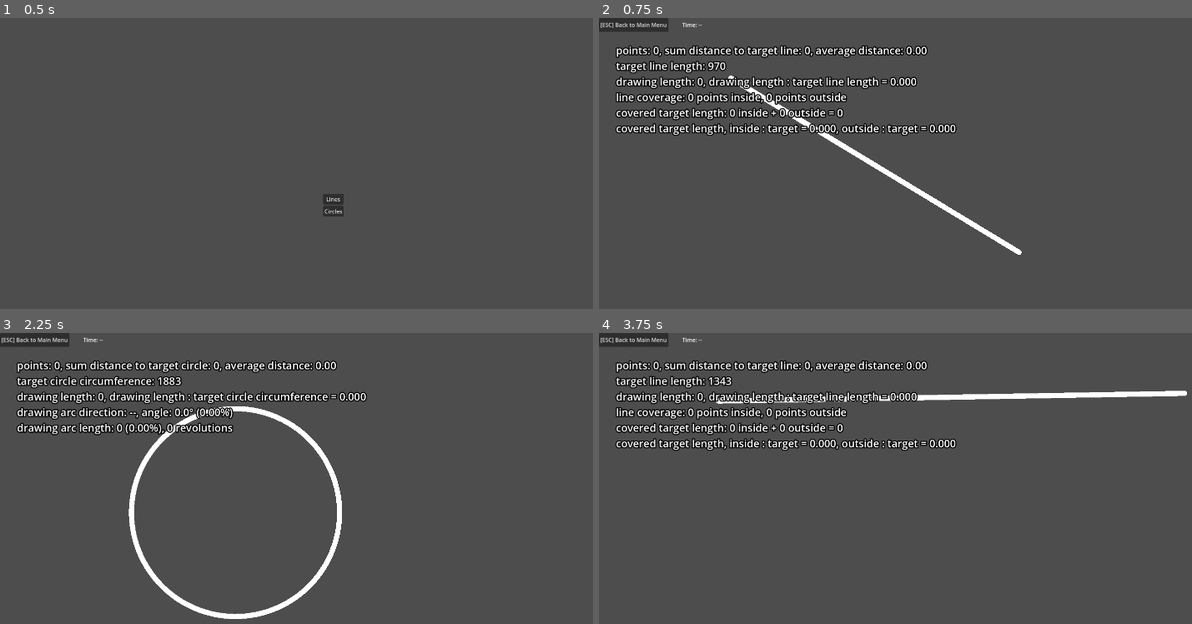
Above: before the commit, frames 1-4 (two rows, left to right).
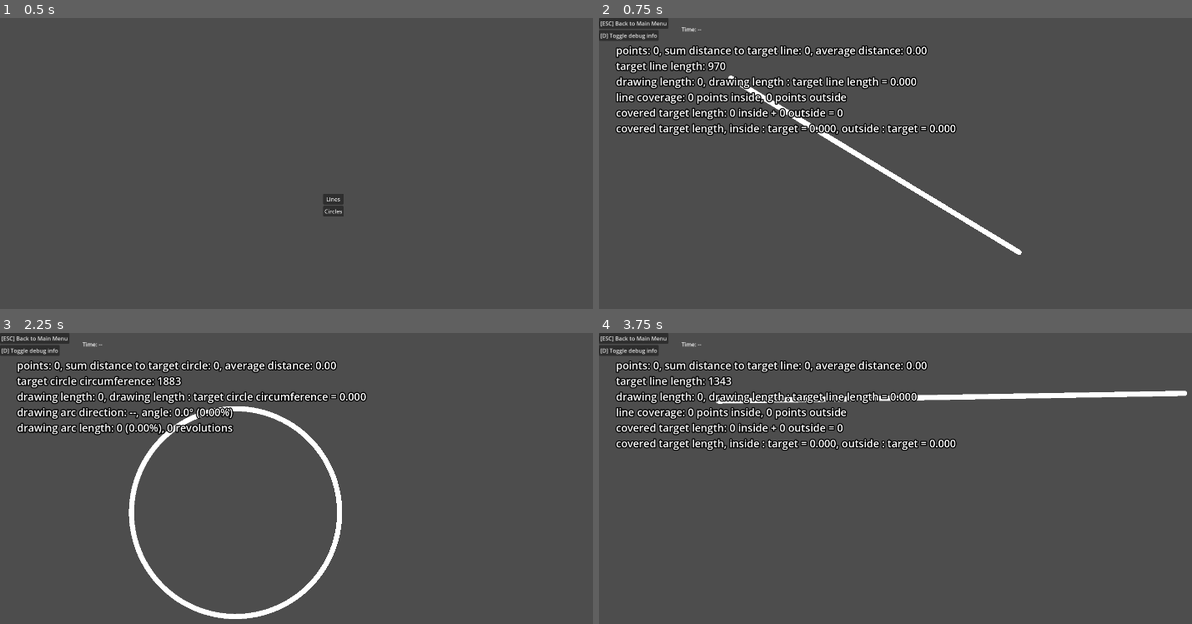
Above: after the commit, the same moments.

Repository: Toxe/godot-tablet-trainer
Game: Godot game, scene res://scenes/main_menu/main_menu.tscn
Two runs of this game, one before a commit and one after it. Both use one fixed random seed, a clock stepped at 60 frames per second and the inputs below.
Inputs:
- Up to frame 1 (0.5 s): no input
- Up to frame 2 (0.75 s): click "Lines" at 0.5 s
- Up to frame 3 (2.25 s): click "[ESC] Back to Main Menu" at 1.25 s; click "Circles" at 2 s
- Up to frame 4 (3.75 s): click "[ESC] Back to Main Menu" at 2.75 s; click "Lines" at 3.5 s

Frame 1 is identical in both runs. In frame 2, 0.5% of the frame differs, in the area x 0-18%, y 1-8%; in frame 3, 0.5%; in frame 4, 0.5%.

Commit message:
Add button to toggle debug info

Diff:
--- a/TabletTrainer/project.godot
+++ b/TabletTrainer/project.godot
@@ -38,3 +38,8 @@
 "events": [Object(InputEventKey,"resource_local_to_scene":false,"resource_name":"","device":-1,"window_id":0,"alt_press …(182 unchanged characters)…
 ]
 }
+toggle_debug_info={
+"deadzone": 0.5,
+"events": [Object(InputEventKey,"resource_local_to_scene":false,"resource_name":"","device":-1,"window_id":0,"alt_pressed":false,"shift_pressed":false,"ctrl_pressed":false,"meta_pressed":false,"pressed":false,"keycode":0,"physical_keycode":68,"key_label":0,"unicode":100,"echo":false,"script":null)
+]
+}
--- a/TabletTrainer/scenes/circle_trainer/circle_trainer.gd
+++ b/TabletTrainer/scenes/circle_trainer/circle_trainer.gd
@@ -22,6 +22,7 @@
 var info_drawing_arc_first_point := Vector2.ZERO
 var info_drawing_arc_last_point := Vector2.ZERO
 
+var show_debug_info := false
 var debug_lines: Node2D = null
 var last_debug_line: Line2D = null
 var last_debug_label: Label = null
@@ -43,17 +44,18 @@
     draw_arc(old_target_circle_position, old_target_circle_radius, 0.0, 2.0 * PI, 128, Color(0.4, 0.4, 0.4), target_circle_line_width)
     draw_arc(target_circle_position, target_circle_radius, 0.0, 2.0 * PI, 128, Color.WHITE, target_circle_line_width)
 
-    for p in projected_circle_points:
-        draw_arc(p, 5, 0, 2.0 * PI, 8, Color.BLUE)
-
-    if info_drawing_arc_direction != "--":
-        var start_angle := info_drawing_arc_position.angle_to_point(info_drawing_arc_first_point)
-        var end_angle := start_angle + info_drawing_arc_angle + info_drawing_arc_revolutions * PI * (2.0 if info_drawing_arc_direction == "CW" else -2.0)
-
-        draw_arc(info_drawing_arc_position, info_drawing_arc_radius, start_angle, end_angle, 128, Color.BLUE, target_circle_line_width)
-
-        draw_line(info_drawing_arc_position, info_drawing_arc_first_point, Color.DARK_GREEN, 2)
-        draw_line(info_drawing_arc_position, info_drawing_arc_last_point, Color.GREEN, 2)
+    if show_debug_info:
+        for p in projected_circle_points:
+            draw_arc(p, 5, 0, 2.0 * PI, 8, Color.BLUE)
+
+        if info_drawing_arc_direction != "--":
+            var start_angle := info_drawing_arc_position.angle_to_point(info_drawing_arc_first_point)
+            var end_angle := start_angle + info_drawing_arc_angle + info_drawing_arc_revolutions * PI * (2.0 if info_drawing_arc_direction == "CW" else -2.0)
+
+            draw_arc(info_drawing_arc_position, info_drawing_arc_radius, start_angle, end_angle, 128, Color.BLUE, target_circle_line_width)
+
+            draw_line(info_drawing_arc_position, info_drawing_arc_first_point, Color.DARK_GREEN, 2)
+            draw_line(info_drawing_arc_position, info_drawing_arc_last_point, Color.GREEN, 2)
 
 
 func create_new_target_circle() -> void:
@@ -112,6 +114,7 @@
     if debug_lines == null:
         debug_lines = Node2D.new()
         debug_lines.name = "debug_lines"
+        debug_lines.visible = show_debug_info
         add_child(debug_lines)
 
     var line := Line2D.new()
@@ -257,3 +260,10 @@
                 info_drawing_arc_length = target_circle_circumference * (absf(info_drawing_arc_angle) + info_drawing_arc_revolutions * 2.0 * PI) / (2.0 * PI)
 
     queue_redraw()
+
+
+func _on_trainer_ui_toggle_debug_info(should_show_debug_info: bool) -> void:
+    show_debug_info = should_show_debug_info
+    if debug_lines:
+        debug_lines.visible = show_debug_info
+    queue_redraw()
--- a/TabletTrainer/scenes/circle_trainer/circle_trainer.tscn
+++ b/TabletTrainer/scenes/circle_trainer/circle_trainer.tscn
@@ -30,3 +30,4 @@
 [connection signal="started" from="Drawing" to="TrainerUI" method="_on_drawing_started"]
 [connection signal="stopped" from="Drawing" to="." method="_on_drawing_stopped"]
 [connection signal="stopped" from="Drawing" to="TrainerUI" method="_on_drawing_stopped"]
+[connection signal="toggle_debug_info" from="TrainerUI" to="." method="_on_trainer_ui_toggle_debug_info"]
--- a/TabletTrainer/scenes/line_trainer/line_trainer.gd
+++ b/TabletTrainer/scenes/line_trainer/line_trainer.gd
@@ -12,6 +12,7 @@
 var info_covered_length_inside := 0.0
 var info_covered_length_outside := 0.0
 
+var show_debug_info := false
 var debug_lines: Node2D = null
 var last_debug_line: Line2D = null
 var projected_line_points: Array[Dictionary] = []
@@ -31,8 +32,9 @@
 
 
 func _draw() -> void:
-    for p in projected_line_points:
-        draw_arc(p.point, 5, 0, 2.0 * PI, 8, p.color)
+    if show_debug_info:
+        for p in projected_line_points:
+            draw_arc(p.point, 5, 0, 2.0 * PI, 8, p.color)
 
 
 func create_new_target_line() -> void:
@@ -93,6 +95,7 @@
     if debug_lines == null:
         debug_lines = Node2D.new()
         debug_lines.name = "debug_lines"
+        debug_lines.visible = show_debug_info
         add_child(debug_lines)
 
     var line := Line2D.new()
@@ -271,3 +274,10 @@
     queue_redraw()
 
     update_info_label()
+
+
+func _on_trainer_ui_toggle_debug_info(should_show_debug_info: bool) -> void:
+    show_debug_info = should_show_debug_info
+    if debug_lines:
+        debug_lines.visible = show_debug_info
+    queue_redraw()
--- a/TabletTrainer/scenes/line_trainer/line_trainer.tscn
+++ b/TabletTrainer/scenes/line_trainer/line_trainer.tscn
@@ -35,6 +35,7 @@
 theme_override_constants/outline_size = 12
 theme_override_font_sizes/font_size = 30
 text = "info"
+metadata/_edit_use_anchors_ = true
 
 [connection signal="line_drawn" from="Drawing" to="." method="_on_drawing_line_drawn"]
 [connection signal="point_added" from="Drawing" to="." method="_on_drawing_point_added"]
@@ -42,3 +43,4 @@
 [connection signal="started" from="Drawing" to="TrainerUI" method="_on_drawing_started"]
 [connection signal="stopped" from="Drawing" to="." method="_on_drawing_stopped"]
 [connection signal="stopped" from="Drawing" to="TrainerUI" method="_on_drawing_stopped"]
+[connection signal="toggle_debug_info" from="TrainerUI" to="." method="_on_trainer_ui_toggle_debug_info"]
--- a/TabletTrainer/scenes/trainer_ui/trainer_ui.gd
+++ b/TabletTrainer/scenes/trainer_ui/trainer_ui.gd
@@ -1,10 +1,14 @@
 class_name TrainerUI extends CanvasLayer
 
+signal toggle_debug_info(should_show_debug_info: bool)
+
 var is_drawing := false
+var show_debug_info := false
+
 var start_time := 0.0
 var end_time := 0.0
 
-@onready var time_label: Label = $HBoxContainer/TimeLabel
+@onready var time_label: Label = $TimeLabel
 
 
 func _process(_delta: float) -> void:
@@ -30,6 +34,11 @@
     get_tree().change_scene_to_packed(load("res://scenes/main_menu/main_menu.tscn"))
 
 
+func _on_toggle_debug_info_button_pressed() -> void:
+    show_debug_info = !show_debug_info
+    toggle_debug_info.emit(show_debug_info)
+
+
 func _on_drawing_started(_point: Vector2) -> void:
     is_drawing = true
     update_start_time()
--- a/TabletTrainer/scenes/trainer_ui/trainer_ui.tscn
+++ b/TabletTrainer/scenes/trainer_ui/trainer_ui.tscn
@@ -8,21 +8,37 @@
 [sub_resource type="Shortcut" id="Shortcut_fapr2"]
 events = [SubResource("InputEventAction_2dycw")]
 
+[sub_resource type="InputEventAction" id="InputEventAction_u6wat"]
+action = &"toggle_debug_info"
+
+[sub_resource type="Shortcut" id="Shortcut_oh2r6"]
+events = [SubResource("InputEventAction_u6wat")]
+
 [node name="TrainerUI" type="CanvasLayer"]
 script = ExtResource("1_1327e")
 
-[node name="HBoxContainer" type="HBoxContainer" parent="."]
+[node name="VBoxContainer" type="VBoxContainer" parent="."]
 offset_right = 40.0
 offset_bottom = 40.0
-theme_override_constants/separation = 40
 
-[node name="QuitButton" type="Button" parent="HBoxContainer"]
+[node name="QuitButton" type="Button" parent="VBoxContainer"]
 layout_mode = 2
+size_flags_horizontal = 0
 shortcut = SubResource("Shortcut_fapr2")
 text = "[ESC] Back to Main Menu"
 
-[node name="TimeLabel" type="Label" parent="HBoxContainer"]
+[node name="ToggleDebugInfoButton" type="Button" parent="VBoxContainer"]
 layout_mode = 2
+size_flags_horizontal = 0
+shortcut = SubResource("Shortcut_oh2r6")
+text = "[D] Toggle debug info"
+
+[node name="TimeLabel" type="Label" parent="."]
+offset_left = 238.0
+offset_top = 21.0
+offset_right = 295.0
+offset_bottom = 44.0
 text = "Time: --"
 
-[connection signal="pressed" from="HBoxContainer/QuitButton" to="." method="_on_quit_button_pressed"]
+[connection signal="pressed" from="VBoxContainer/QuitButton" to="." method="_on_quit_button_pressed"]
+[connection signal="pressed" from="VBoxContainer/ToggleDebugInfoButton" to="." method="_on_toggle_debug_info_button_pressed"]
Not shown: 1 places in TabletTrainer/scenes/trainer_ui/trainer_ui.tscn that only renumber resources
